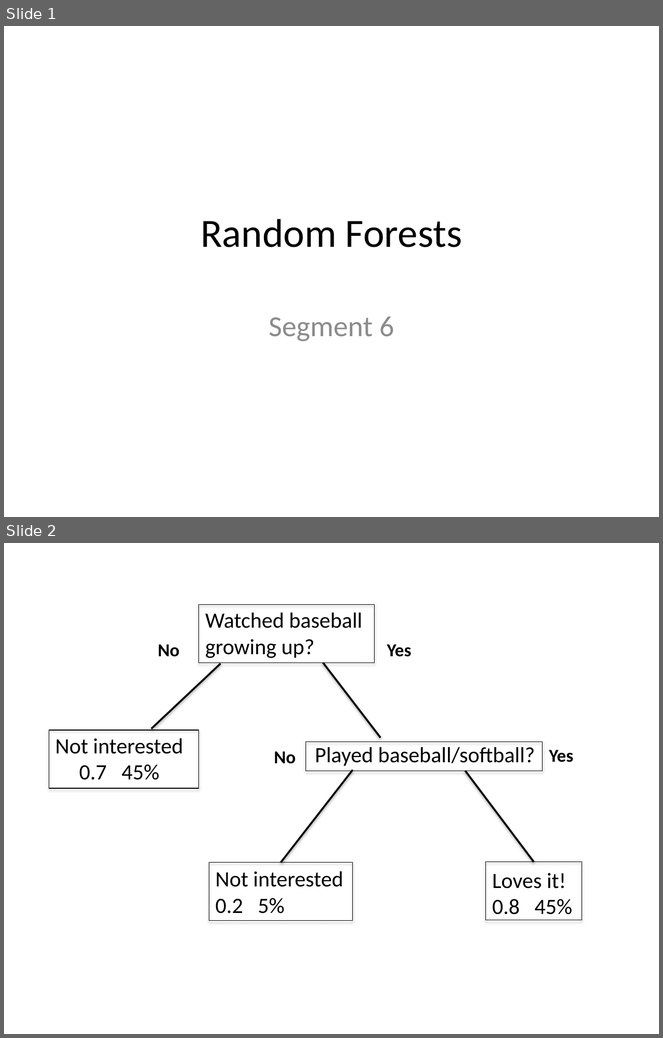
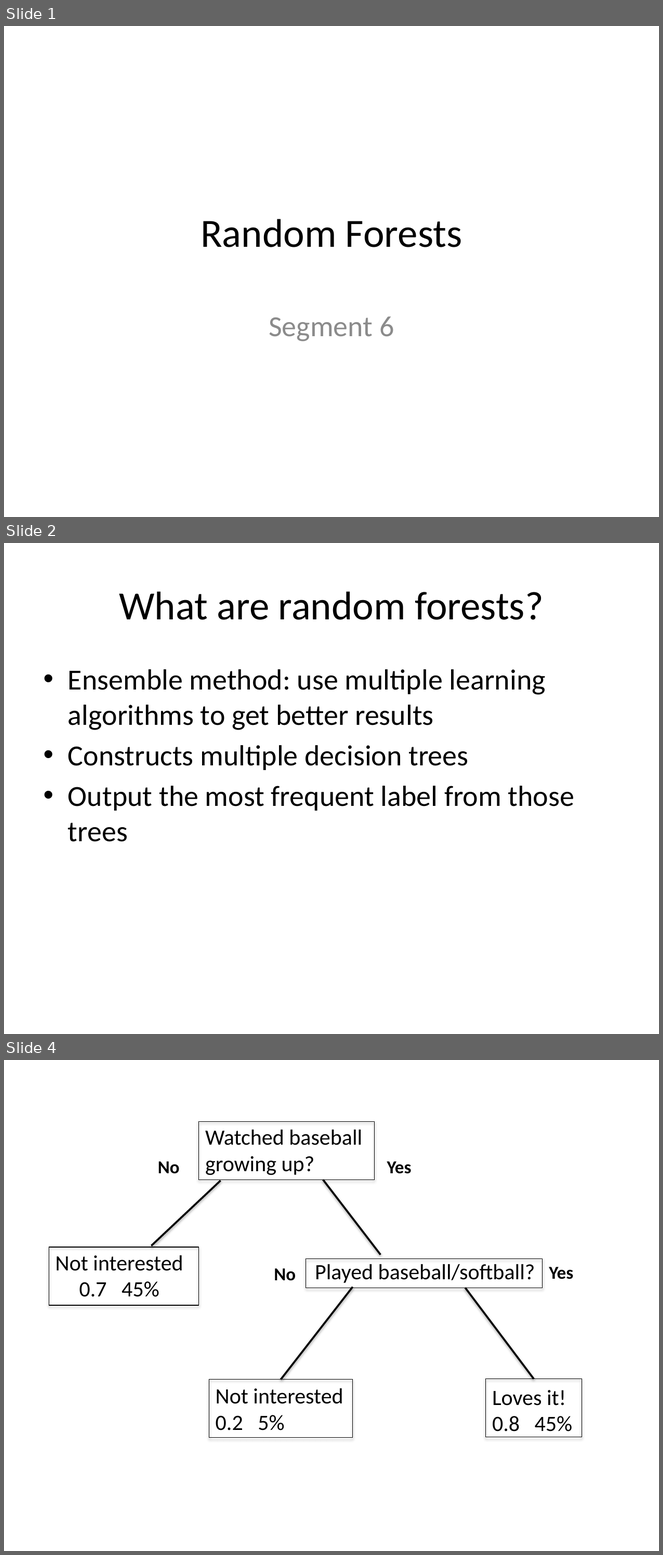
Before and after one commit to kalyanar/machine-learning-video, a slide deck: slides/6_random_forests.pptx. Shown one above the other, each under a label of ours: slides 1 and 2 before the commit, slides 1, 2 and 4 after it; the slides between them are not shown. The pictures are 663x1038 and 663x1555 pixels, drawn with LibreOffice and Linux fonts; fonts in the diff are those of the drawing. Boxes give left, top, right and bottom in pixels: in the first picture for what was removed or moved away, otherwise in the second. Text is boxed around its words. In the diff, an @@ line names an element or a change of style, - is before the commit and + after.

```diff
--- a/slides/6_random_forests.pptx
+++ b/slides/6_random_forests.pptx
@@ slide 2 added at <box>4,543,659,1034</box>, background #FFFFFF @@
@@ title added at <box>119,591,543,620</box>, 44 pt, text #000000 @@
+What are random forests?
@@ text added at <box>68,669,574,842</box>, 32 pt, text #000000 @@
+• Ensemble method: use multiple learning algorithms to get better results
+• Constructs multiple decision trees
+• Output the most frequent label from those trees
@@ what was slide 2 is now slide 4 @@
```
Also in this commit, not shown: 3 other slides added, 15 other files.
